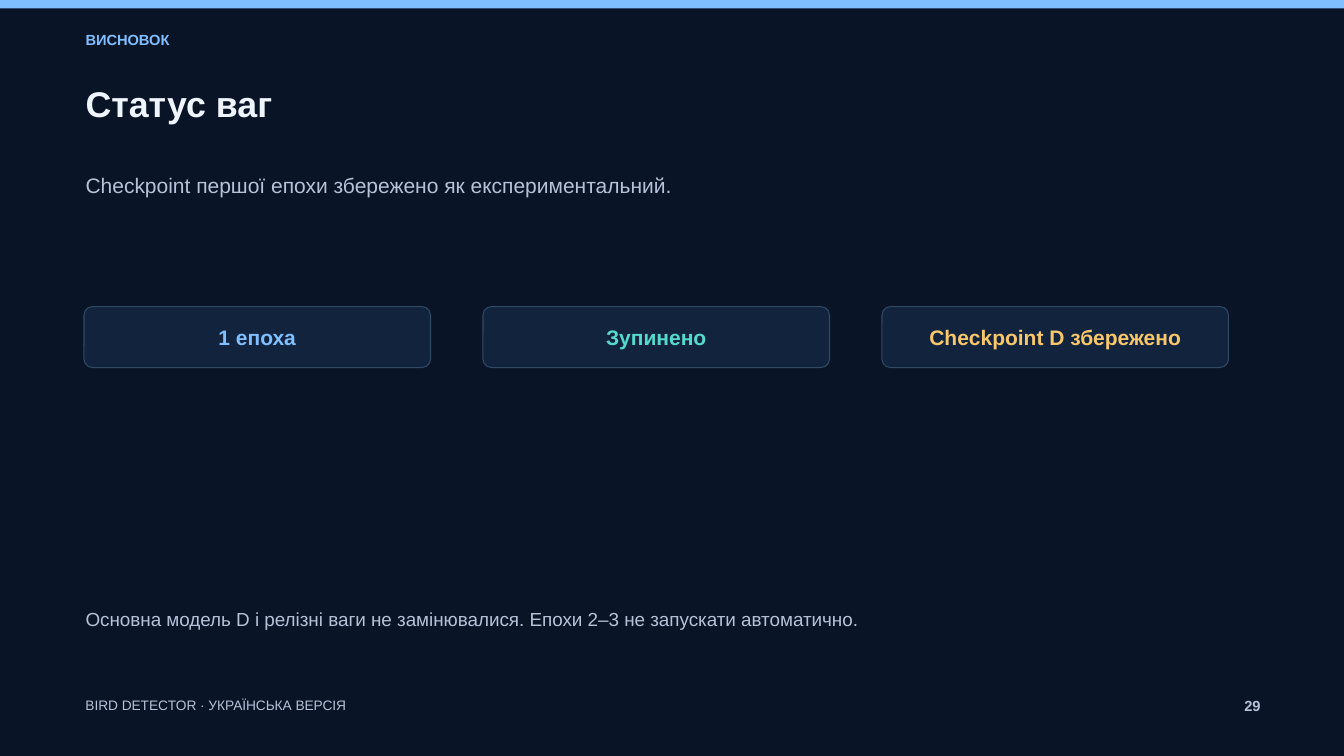
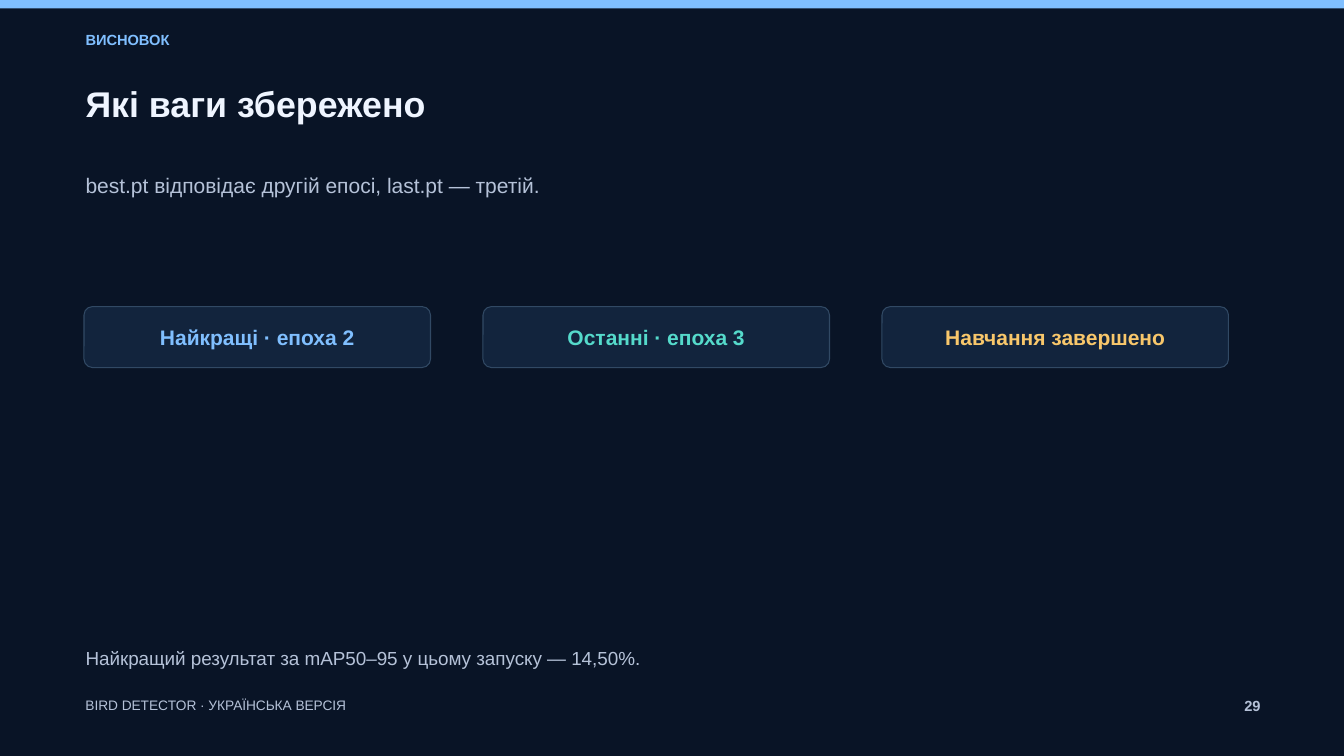
Before and after one commit to tarasenkoandriii/bird-video-detection-v3, a slide deck: slide 29 of deliverables/Bird_Detector_V3_UK/Bird_Detector_V3_UK.pptx. Drawn at 1344x756 pixels with LibreOffice and Linux fonts; fonts in the diff are those of the drawing. Boxes give left, top, right and bottom in pixels: in the first picture for what was removed or moved away, otherwise in the second. Text is boxed around its words. In the diff, an @@ line names an element or a change of style, - is before the commit and + after.

Commit message:
Оновити презентацію v3 за трьома епохами

```diff
--- a/deliverables/Bird_Detector_V3_UK/Bird_Detector_V3_UK.pptx
+++ b/deliverables/Bird_Detector_V3_UK/Bird_Detector_V3_UK.pptx
@@ text at [86, 91, 425, 124]: text changed @@
-Статус ваг
+Які ваги збережено
@@ text at [86, 177, 540, 197]: text changed @@
-Checkpoint першої епохи збережено як експериментальний.
+best.pt відповідає другій епосі, last.pt — третій.
@@ text at [160, 329, 355, 349]: text changed @@
-1 епоха
+Найкращі · епоха 2
@@ text at [567, 330, 745, 345]: text changed @@
-Зупинено
+Останні · епоха 3
@@ text at [945, 330, 1165, 349]: text changed @@
-Checkpoint D збережено
+Навчання завершено
@@ text at [86, 651, 640, 669]: text changed @@
-Основна модель D і релізні ваги не замінювалися. Епохи 2–3 не запускати автоматично.
+Найкращий результат за mAP50–95 у цьому запуску — 14,50%.
```
Also in this commit, not shown: 27 other slides changed, 2 slides added, 2 slides removed, 15 other files.
